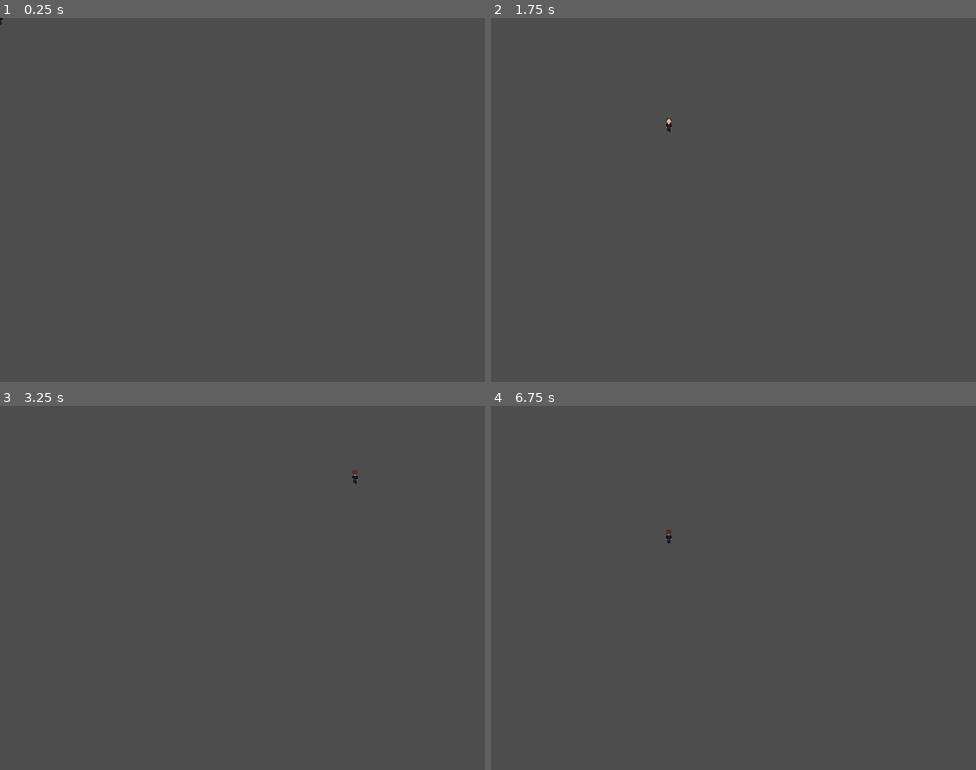
Above: before the commit, frames 1-4 (two rows, left to right).
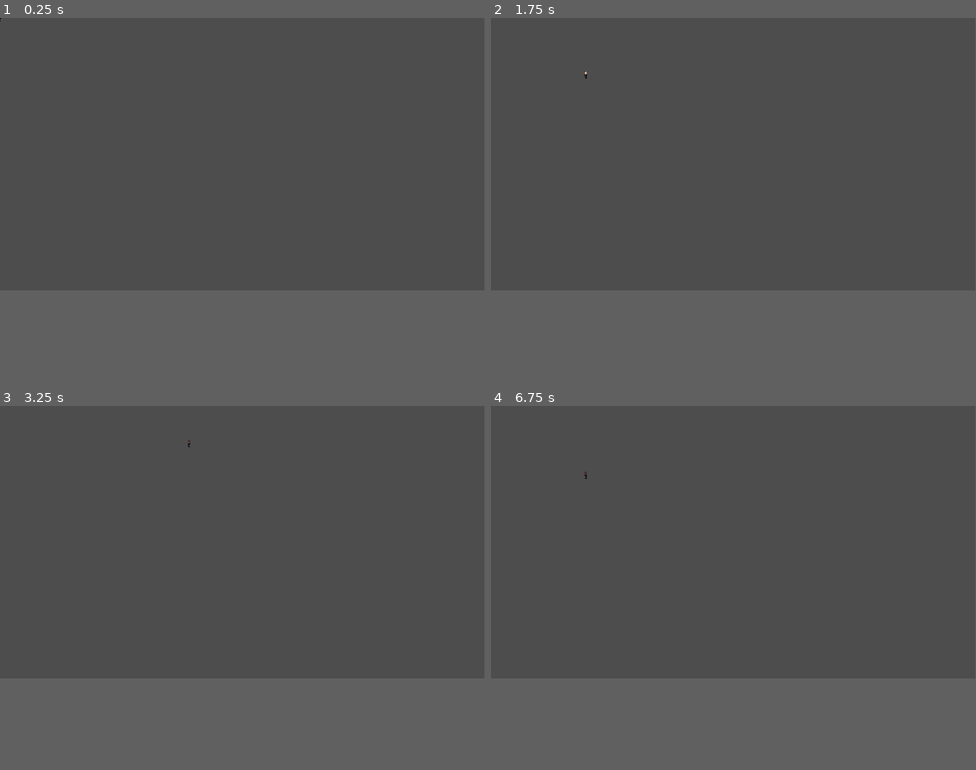
Above: after the commit, the same moments.

Repository: drabenstadtj/PSA
Game: Godot game, scene res://assets/scenes/player.tscn
The game is run twice, just before and just after one commit, with the same random seed, the same clock (stepped at 60 frames per second) and the same inputs.
Inputs (mouse positions are in pixels of both pictures, inside the frame that each line leads up to):
- Up to frame 1 (0.25 s): no input
- Up to frame 2 (1.75 s): tap Enter at 0.5 s; move the mouse to (840, 181) at 0.52 s; hold D (right) 0.53-1.28 s; tap Space (interact) at 0.6, 1.25 s; click (840, 181) at 0.67 s; move the mouse to (636, 218) at 1.27 s; hold S (down) from 1.28 s (still down); click (636, 218) at 1.35 s
- Up to frame 3 (3.25 s): move the mouse to (291, 507) at 2.02 s; release S (down) at 2.03 s; hold D (right) 2.03-2.78 s; tap Space (interact) at 2.1 s; tap Enter at 2.75 s; move the mouse to (218, 660) at 2.77 s; hold W (up) from 2.78 s (still down); click (218, 660) at 2.85 s
- Up to frame 4 (6.75 s): tap Space (interact) at 3.5, 3.6, 5, 5.1, 6.6 s; move the mouse to (879, 642) at 3.52 s; release W (up) at 3.53 s; hold A (left) 3.53-5.03 s; tap Enter at 4.25 s; move the mouse to (588, 533) at 4.27 s; click (588, 533) at 4.35 s; move the mouse to (757, 588) at 5.02 s; hold S (down) 5.03-5.78 s; click (757, 588) at 5.17 s; move the mouse to (660, 497) at 5.77 s; hold D (right) 5.78-6.53 s; click (660, 497) at 5.85 s; move the mouse to (840, 569) at 6.52 s; hold W (up) from 6.53 s (still down)
In our replay, the window is 800x600 before the commit and 799x449 after it. These sizes can differ from the game's own. Grey fills any space a smaller window leaves; there, only what the larger window draws over its background counts as a difference.

The runs differ from the first frame. In frame 1, less than 0.1% of the frame differs, in the area x 0-1%, y 0-2%; in frame 2, less than 0.1%; in frame 3, less than 0.1%; in frame 4, less than 0.1%, in the area x 19-38%, y 18-38%.

Commit message:
renamed scenes

Diff:
--- a/project.godot
+++ b/project.godot
@@ -17,8 +17,8 @@
 
 [display]
 
-window/size/viewport_width=1024
-window/size/viewport_height=768
+window/size/viewport_width=1920
+window/size/viewport_height=1080
 
 [dotnet]
 
